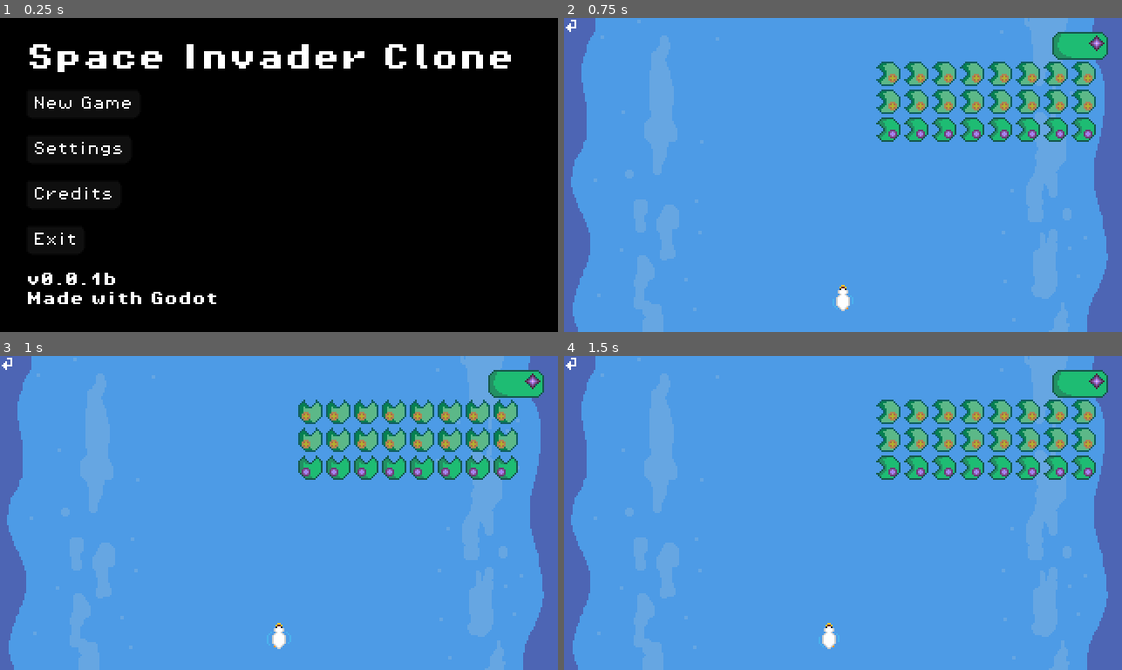
Above: before the commit, frames 1-4 (two rows, left to right).
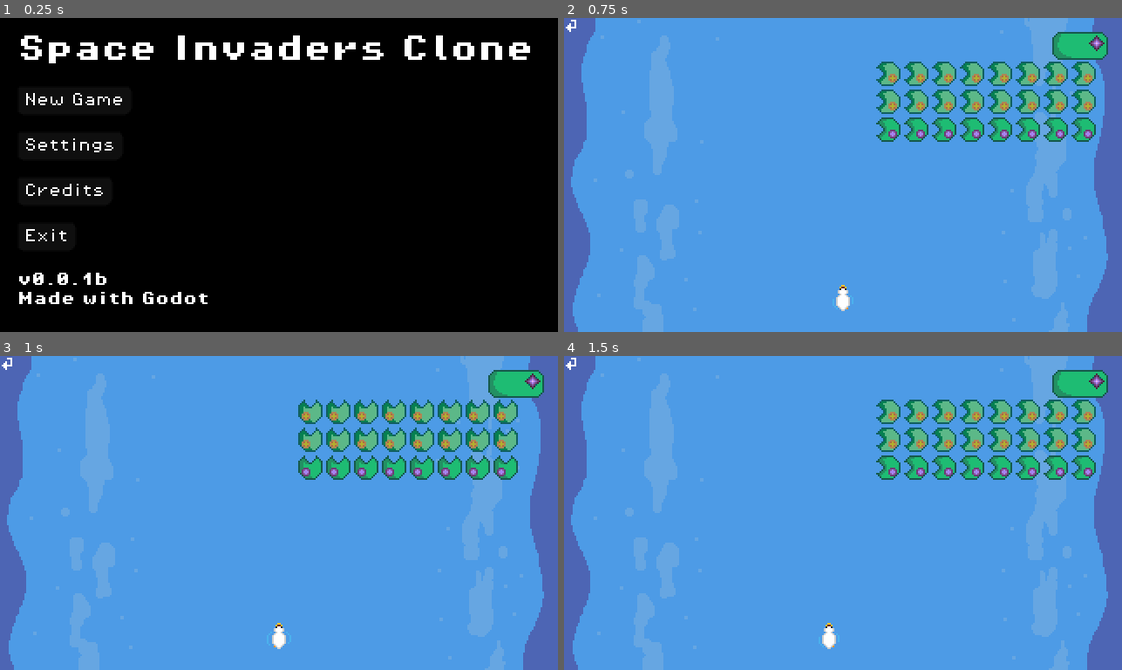
Above: after the commit, the same moments.

Repository: Modailun/space-invader-clone
Game: Godot game, scene res://scenes/ui/main_menu.tscn
The game is run twice, just before and just after one commit, with the same random seed, the same clock (stepped at 60 frames per second) and the same inputs.
Inputs:
- Up to frame 1 (0.25 s): no input
- Up to frame 2 (0.75 s): click "New Game" at 0.5 s
- Up to frame 3 (1 s): no input
- Up to frame 4 (1.5 s): click "New Game" at 1.25 s

The runs differ from the first frame. In frame 1, 5.8% of the frame differs, in the area x 3-95%, y 5-92%; in frame 2, nothing differs; in frame 3, nothing differs; in frame 4, nothing differs.

Commit message:
Updated title

Diff:
--- a/scenes/ui/main_menu.tscn
+++ b/scenes/ui/main_menu.tscn
@@ -25,9 +25,9 @@
 
 [node name="MarginContainer" type="MarginContainer" parent="."]
 layout_mode = 2
-theme_override_constants/margin_left = 15
-theme_override_constants/margin_top = 15
-theme_override_constants/margin_right = 15
+theme_override_constants/margin_left = 10
+theme_override_constants/margin_top = 10
+theme_override_constants/margin_right = 10
 theme_override_constants/margin_bottom = 15
 
 [node name="HBoxContainer" type="HBoxContainer" parent="MarginContainer"]
@@ -39,7 +39,7 @@
 [node name="Title" type="Label" parent="MarginContainer/HBoxContainer/VBoxContainer"]
 texture_filter = 1
 layout_mode = 2
-text = "Space Invader Clone"
+text = "Space Invaders Clone"
 label_settings = SubResource("LabelSettings_bqqt6")
 
 [node name="MenuOptions" type="VBoxContainer" parent="MarginContainer/HBoxContainer/VBoxContainer"]
Not shown, changed: .github/workflows/build-release.yml
Not shown, changed: README.md
